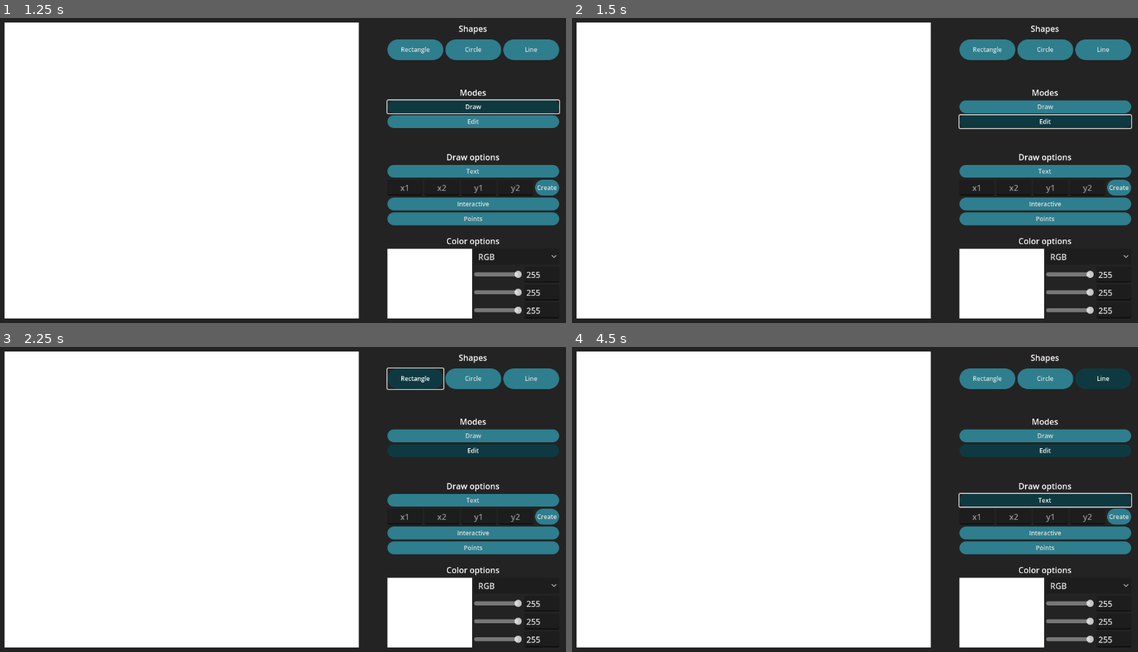
Above: before the commit, frames 1-4 (two rows, left to right).
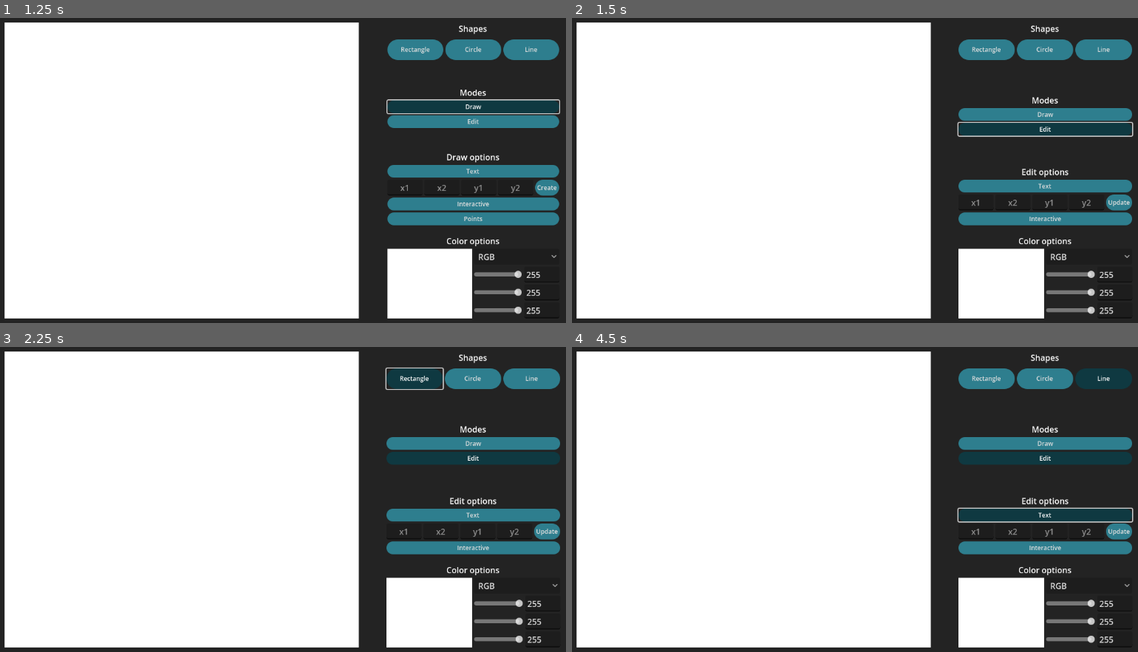
Above: after the commit, the same moments.

Repository: LexSnow/paint-godot
Game: Godot game, scene res://main.tscn
The game is run twice, just before and just after one commit, with the same random seed, the same clock (stepped at 60 frames per second) and the same inputs.
Inputs:
- Up to frame 1 (1.25 s): click "Draw" at 0.5 s
- Up to frame 2 (1.5 s): click "Edit" at 1.25 s
- Up to frame 3 (2.25 s): click "Rectangle" at 2 s
- Up to frame 4 (4.5 s): click "Circle" at 2.75 s; click "Line" at 3.5 s; click "Text" at 4.25 s

Frame 1 is identical in both runs. In frame 2, 7.0% of the frame differs, in the area x 68-100%, y 7-99%; in frame 3, 6.8%; in frame 4, 7.3%.

Commit message:
added switchting between modes

Diff:
--- /dev/null
+++ b/Entities/UI/ui_container.gd
@@ -0,0 +1,27 @@
+extends VBoxContainer
+
+@onready var shape_selection: VBoxContainer = $ShapeSelection
+@onready var mode_selection: VBoxContainer = $ModeSelection
+@onready var draw_selection: VBoxContainer = $DrawSelection
+@onready var edit_selection: VBoxContainer = $EditSelection
+@onready var color_selection: VBoxContainer = $ColorSelection
+
+func _ready() -> void:
+	GlobalEventBus.mode_selected.connect(_on_mode_selected)
+
+func _on_mode_selected(mode: String) -> void:
+	match mode:
+		"Draw":
+			_switch_to_draw_selection()
+		"Edit":
+			_switch_to_edit_selection()
+		_:
+			push_warning("Unknown mode: %s" % mode)
+
+func _switch_to_draw_selection() -> void:
+	draw_selection.visible = true
+	edit_selection.visible = false
+
+func _switch_to_edit_selection() -> void:
+	draw_selection.visible = false
+	edit_selection.visible = true
--- a/Entities/UI/ui_overlay.tscn
+++ b/Entities/UI/ui_overlay.tscn
@@ -1,5 +1,6 @@
-[gd_scene load_steps=6 format=3 uid="uid://5xhfdpvrfpwj"]
+[gd_scene load_steps=7 format=3 uid="uid://5xhfdpvrfpwj"]
 
+[ext_resource type="Script" uid="uid://ke55126ix8ub" path="res://Entities/UI/ui_container.gd" id="1_4t8ff"]
 [ext_resource type="PackedScene" uid="uid://cjhvvcjqd6nea" path="res://Entities/UI/Shape Selection/shape_selection.tscn" id="1_8q4l1"]
 [ext_resource type="PackedScene" uid="uid://bftdox7htpm8q" path="res://Entities/UI/Mode Selection/mode_selection.tscn" id="2_0y4xq"]
 [ext_resource type="PackedScene" uid="uid://c1u0fqioao04s" path="res://Entities/UI/Draw Selection/draw_selection.tscn" id="3_wj20q"]
@@ -11,7 +12,7 @@
 layout_mode = 3
 anchors_preset = 0
 
-[node name="VBoxContainer" type="VBoxContainer" parent="."]
+[node name="UiContainer" type="VBoxContainer" parent="."]
 layout_mode = 1
 anchors_preset = 15
 anchor_right = 1.0
@@ -19,20 +20,21 @@
 grow_horizontal = 2
 grow_vertical = 2
 theme_override_constants/separation = 19
+script = ExtResource("1_4t8ff")
 
-[node name="ShapeSelection" parent="VBoxContainer" instance=ExtResource("1_8q4l1")]
+[node name="ShapeSelection" parent="UiContainer" instance=ExtResource("1_8q4l1")]
 layout_mode = 2
 
-[node name="ModeSelection" parent="VBoxContainer" instance=ExtResource("2_0y4xq")]
+[node name="ModeSelection" parent="UiContainer" instance=ExtResource("2_0y4xq")]
 layout_mode = 2
 
-[node name="DrawSelection" parent="VBoxContainer" instance=ExtResource("3_wj20q")]
+[node name="DrawSelection" parent="UiContainer" instance=ExtResource("3_wj20q")]
 layout_mode = 2
 size_flags_vertical = 3
 
-[node name="EditSelection" parent="VBoxContainer" instance=ExtResource("4_0vgpv")]
+[node name="EditSelection" parent="UiContainer" instance=ExtResource("4_0vgpv")]
 visible = false
 layout_mode = 2
 
-[node name="ColorSelection" parent="VBoxContainer" instance=ExtResource("5_oad1o")]
+[node name="ColorSelection" parent="UiContainer" instance=ExtResource("5_oad1o")]
 layout_mode = 2
Not shown, added: Entities/UI/ui_container.gd.uid
